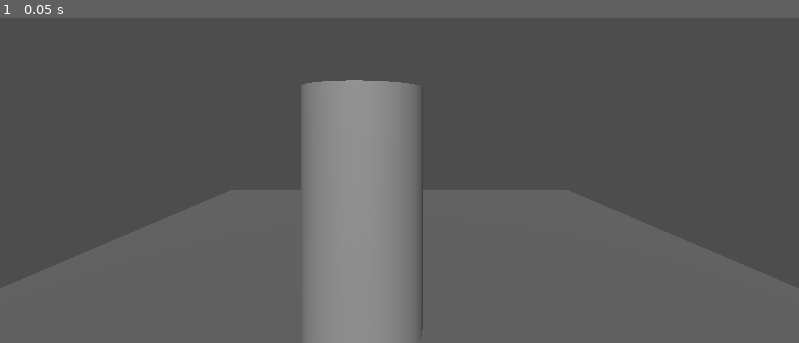
Above: before the commit, frame 1.
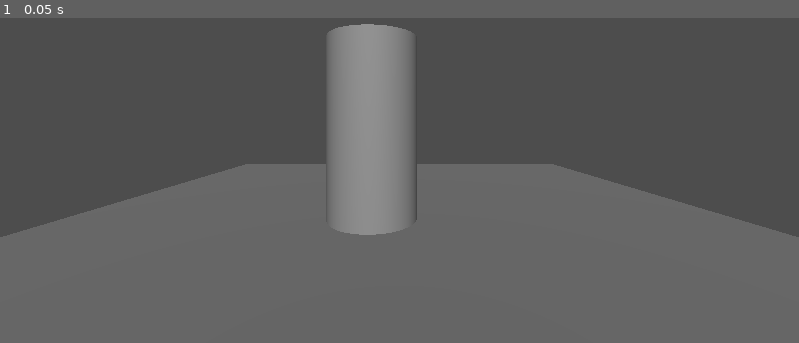
Above: after the commit, the same moment.

Repository: phiddypus/SBU-Hacks-VI
Game: Godot game, scene res://scenes/world.tscn
Two runs of this game, one before a commit and one after it. Both use one fixed random seed, a clock stepped at 60 frames per second and the inputs below. Before the commit the project starts from res://world.tscn.
Inputs:
- Up to frame 1 (0.05 s): no input

The runs differ from the first frame. In frame 1, 15% of the frame differs, in the area x 0-100%, y 1-100%.

Commit message:
fixx

Diff:
--- a/godot/cylinder.tscn
+++ /dev/null
@@ -1,14 +0,0 @@
-[gd_scene load_steps=3 format=3 uid="uid://bc1lqjlwknyo4"]
-
-[sub_resource type="CylinderShape3D" id="CylinderShape3D_pi8pv"]
-height = 1.77669
-
-[sub_resource type="CylinderMesh" id="CylinderMesh_mm60h"]
-
-[node name="CharacterBody3D" type="CharacterBody3D"]
-
-[node name="CollisionShape3D" type="CollisionShape3D" parent="."]
-shape = SubResource("CylinderShape3D_pi8pv")
-
-[node name="MeshInstance3D" type="MeshInstance3D" parent="."]
-mesh = SubResource("CylinderMesh_mm60h")
--- a/godot/platform.tscn
+++ /dev/null
@@ -1,15 +0,0 @@
-[gd_scene load_steps=3 format=3 uid="uid://dcwnfai8vpm4y"]
-
-[sub_resource type="BoxShape3D" id="BoxShape3D_vv6oa"]
-size = Vector3(10, 1, 10)
-
-[sub_resource type="BoxMesh" id="BoxMesh_s42jn"]
-
-[node name="StaticBody3D" type="StaticBody3D"]
-
-[node name="CollisionShape3D" type="CollisionShape3D" parent="."]
-shape = SubResource("BoxShape3D_vv6oa")
-
-[node name="MeshInstance3D" type="MeshInstance3D" parent="."]
-transform = Transform3D(10, 0, 0, 0, 1, 0, 0, 0, 10, 0, 0, 0)
-mesh = SubResource("BoxMesh_s42jn")
--- a/godot/project.godot
+++ b/godot/project.godot
@@ -11,6 +11,6 @@
 [application]
 
 config/name="sbuhacks6"
-run/main_scene="res://world.tscn"
+run/main_scene="res://scenes/world.tscn"
 config/features=PackedStringArray("4.2", "Forward Plus")
 config/icon="res://icon.svg"
--- a/godot/scenes/world.tscn
+++ b/godot/scenes/world.tscn
@@ -1,7 +1,7 @@
 [gd_scene load_steps=3 format=3 uid="uid://bgpdkyf3max8v"]
 
-[ext_resource type="PackedScene" uid="uid://h0xdvrrfp3by" path="res://platform.tscn" id="1_m8i3x"]
-[ext_resource type="PackedScene" uid="uid://0jd01nd1c34k" path="res://cylinder.tscn" id="2_bx8pb"]
+[ext_resource type="PackedScene" uid="uid://h0xdvrrfp3by" path="res://scenes/platform.tscn" id="1_m8i3x"]
+[ext_resource type="PackedScene" uid="uid://0jd01nd1c34k" path="res://scenes/cylinder.tscn" id="2_bx8pb"]
 
 [node name="world" type="Node3D"]
 
@@ -9,3 +9,9 @@
 
 [node name="CharacterBody3D" parent="." instance=ExtResource("2_bx8pb")]
 transform = Transform3D(1, 0, 0, 0, 1, 0, 0, 0, 1, -0.305614, 1.8837, 1.25719)
+
+[node name="Camera3D" type="Camera3D" parent="."]
+transform = Transform3D(1, 0, 0, 0, 1, 0, 0, 0, 1, 0, 1.9889, 4.53763)
+
+[node name="DirectionalLight3D" type="DirectionalLight3D" parent="."]
+transform = Transform3D(1, 0, 0, 0, 0.890086, 0.455793, 0, -0.455793, 0.890086, 0, 4.13944, 3.75863)
--- a/godot/world.tscn
+++ /dev/null
@@ -1,17 +0,0 @@
-[gd_scene load_steps=3 format=3 uid="uid://b21f45hli83m5"]
-
-[ext_resource type="PackedScene" uid="uid://dcwnfai8vpm4y" path="res://platform.tscn" id="1_m8i3x"]
-[ext_resource type="PackedScene" uid="uid://bc1lqjlwknyo4" path="res://cylinder.tscn" id="2_bx8pb"]
-
-[node name="world" type="Node3D"]
-
-[node name="StaticBody3D" parent="." instance=ExtResource("1_m8i3x")]
-
-[node name="CharacterBody3D" parent="." instance=ExtResource("2_bx8pb")]
-transform = Transform3D(1, 0, 0, 0, 1, 0, 0, 0, 1, -0.305614, 1.8837, 1.25719)
-
-[node name="Camera3D" type="Camera3D" parent="."]
-transform = Transform3D(1, 0, 0, 0, 1, 0, 0, 0, 1, 0, 2.62658, 3.73292)
-
-[node name="DirectionalLight3D" type="DirectionalLight3D" parent="."]
-transform = Transform3D(1, 0, 0, 0, 0.913069, 0.407805, 0, -0.407805, 0.913069, 0, 5.04659, 3.73292)
